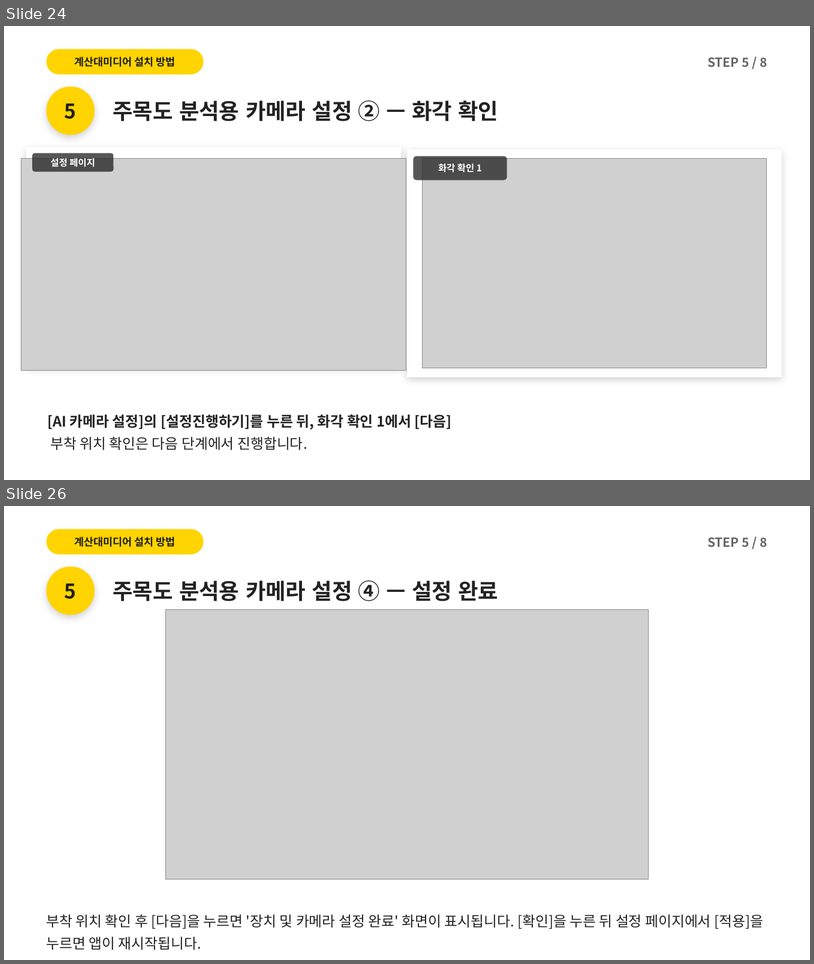
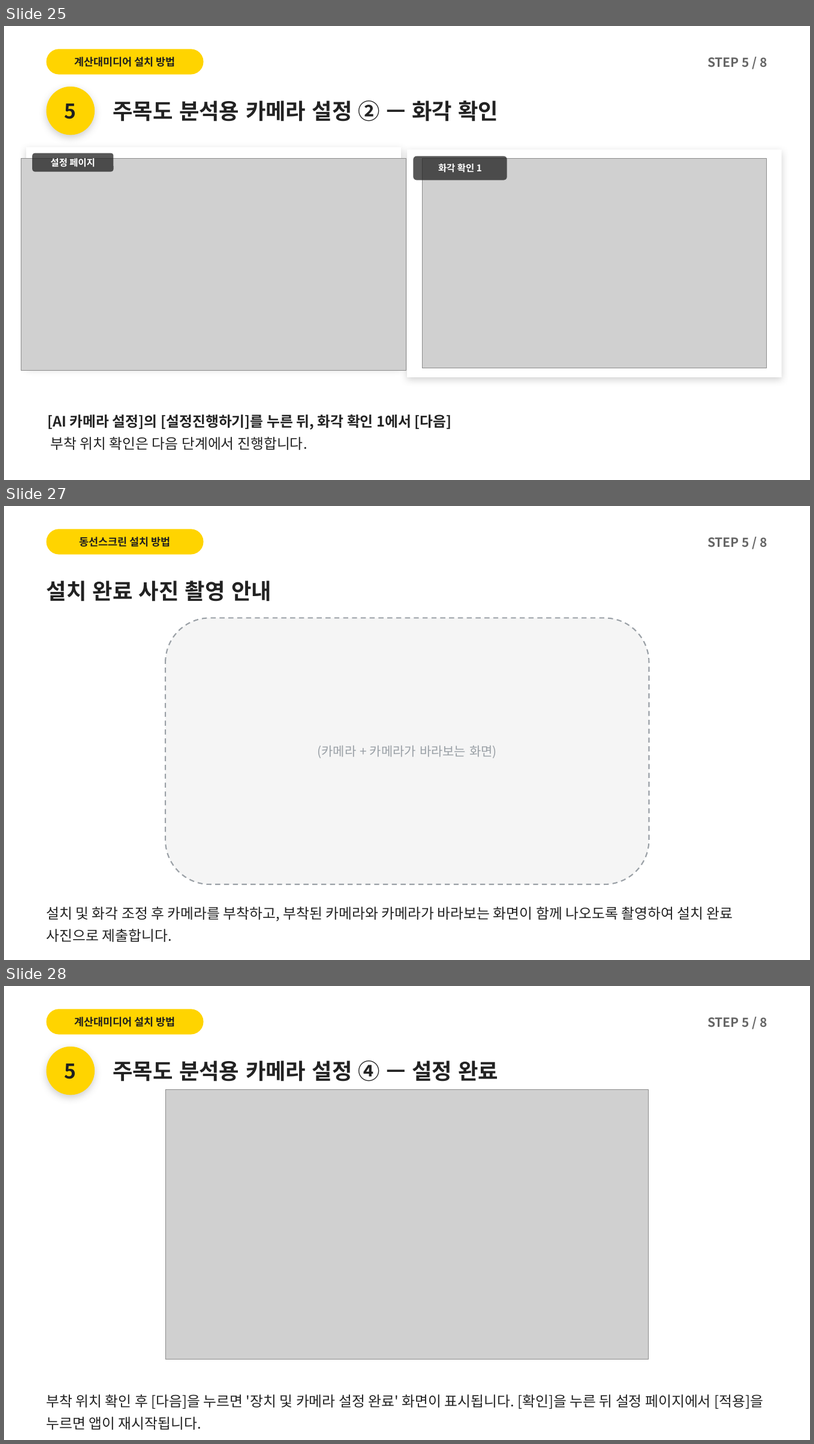
Before and after one commit to alsdn2947/ars, a slide deck: 이마트_AI카메라_설치매뉴얼.pptx. Shown one above the other, each under a label of ours: slides 24 and 26 before the commit, slides 25, 27 and 28 after it; the slides between them are not shown. The pictures are 814x964 and 814x1444 pixels, drawn with LibreOffice and Linux fonts; fonts in the diff are those of the drawing; grey boxes stand for pictures. Boxes give left, top, right and bottom in pixels: in the first picture for what was removed or moved away, otherwise in the second. Text is boxed around its words. In the diff, an @@ line names an element or a change of style, - is before the commit and + after.

```diff
--- a/이마트_AI카메라_설치매뉴얼.pptx
+++ b/이마트_AI카메라_설치매뉴얼.pptx
@@ slide 27 added at (x1=4, y1=506, x2=810, y2=960), background #FFFFFF @@
@@ rounded rectangle added at (x1=47, y1=529, x2=204, y2=555), fill #FFD400 @@
@@ text added at (x1=79, y1=537, x2=171, y2=547), 12.5 pt, text #1F1F1F, bold @@
+동선스크린 설치 방법
@@ text added at (x1=708, y1=537, x2=768, y2=547), 15 pt, text #666666, bold @@
+STEP 5 / 8
@@ text added at (x1=47, y1=580, x2=272, y2=601), 26 pt, text #222222, bold @@
+설치 완료 사진 촬영 안내
@@ rounded rectangle added at (x1=165, y1=618, x2=650, y2=884), fill #F5F5F5, outline #9AA0A6 1.5 pt dashed, 15 pt, text #9AA0A6 @@
+(카메라 + 카메라가 바라보는 화면)
@@ text added at (x1=47, y1=906, x2=734, y2=942), 17 pt, text #222222 @@
+설치 및 화각 조정 후 카메라를 부착하고, 부착된 카메라와 카메라가 바라보는 화면이 함께 나오도록 촬영하여 설치 완료 사진으로 제출합니다.
@@ what was slide 24 is now slide 25 @@
@@ what was slide 26 is now slide 28 @@
```
Also in this commit, not shown: 11 slides changed, 2 other files.
